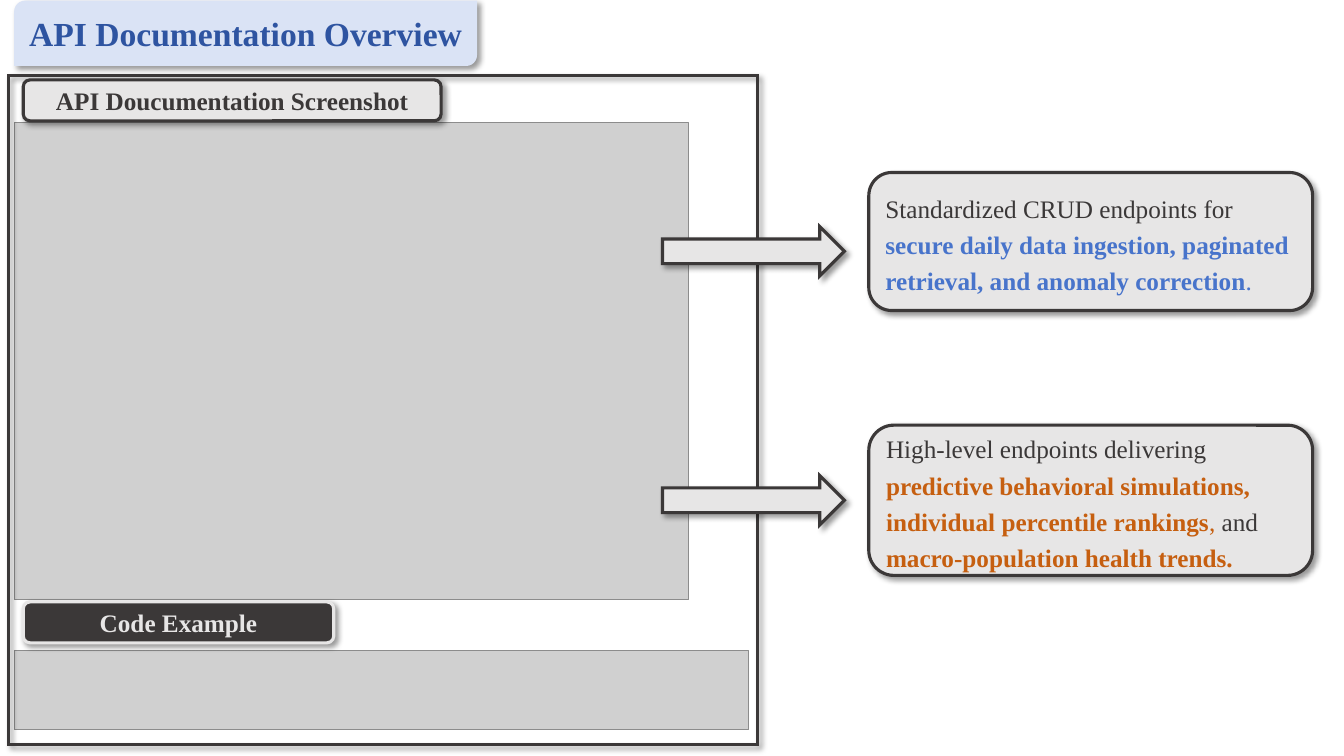
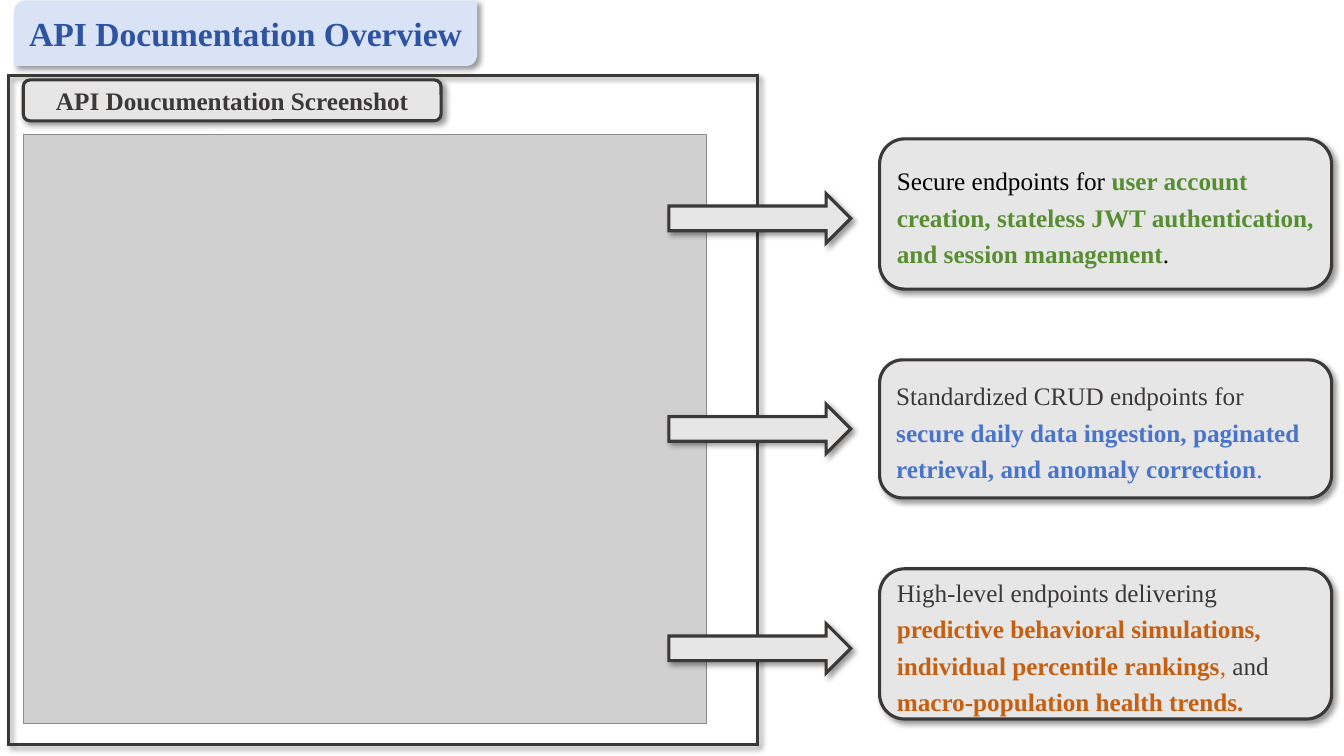
Before and after one commit to DT-1997/MetaboTrack-API, a slide deck: slide 4 of docs/MetaboTrack_API_Presentation_Slides.pptx. Drawn at 1344x756 pixels with LibreOffice and Linux fonts; fonts in the diff are those of the drawing; grey boxes stand for pictures. Boxes give left, top, right and bottom in pixels: in the first picture for what was removed or moved away, otherwise in the second. Text is boxed around its words. In the diff, an @@ line names an element or a change of style, - is before the commit and + after.

```diff
--- a/docs/MetaboTrack_API_Presentation_Slides.pptx
+++ b/docs/MetaboTrack_API_Presentation_Slides.pptx
@@ picture: place and size @@
-picture at <box>14,123,689,600</box>
+picture at <box>23,135,707,724</box>
@@ rounded rectangle added at <box>880,139,1332,289</box>, fill #E7E6E6, outline #3B3838 2.25 pt, 18 pt, text #588E31, bold @@
+Secure endpoints for user account creation, stateless JWT authentication, and session management.
@@ right arrow added at <box>669,194,851,243</box>, fill #E7E6E6, outline #3B3838 2.25 pt @@
@@ rounded rectangle "Standardized CRUD endpoints for secure ...": place and size @@
-rounded rectangle "Standardized CRUD endpoints for secure ..." at <box>869,172,1313,311</box>
+rounded rectangle "Standardized CRUD endpoints for secure ..." at <box>880,360,1332,498</box>
@@ right arrow: place and size @@
-right arrow at <box>662,227,844,276</box>
+right arrow at <box>669,404,851,454</box>
@@ rounded rectangle "High-level endpoints delivering predictive behavioral ...": place and size @@
-rounded rectangle "High-level endpoints delivering predictive behavioral ..." at <box>869,425,1313,576</box>
+rounded rectangle "High-level endpoints delivering predictive behavioral ..." at <box>880,569,1332,719</box>
@@ rounded rectangle removed at <box>23,602,334,643</box> @@
-Code Example
@@ right arrow: place and size @@
-right arrow at <box>662,476,844,525</box>
+right arrow at <box>669,624,851,674</box>
@@ picture removed at <box>14,650,749,730</box> @@
```
Also in this commit, not shown: 1 other slide changed.
